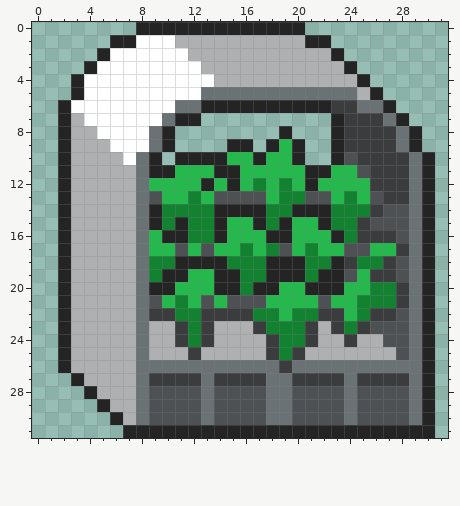
Two states of a pixel-art sprite, Assets/Hangar/Upgrades/Hydroponics.png. The picture above was drawn from the file before the commit.
The file is 32x32 pixels.
And afterwards:
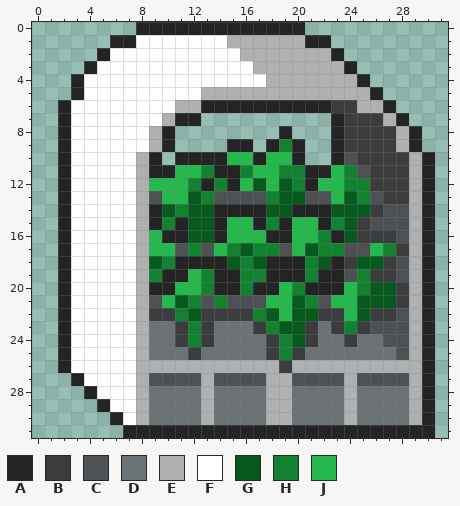
Palette (. is transparent): A #252424  B #3a3c3e  C #4d5154  D #6b7276  E #aeb0b2  F #ffffff  G #07591d  H #128231  J #25b84d
Edits made:
The author changed colour B to colour C in row 27 at x 9 to 12, 14 to 17, 20 to 23 and 25 to 28.
The author changed colour C to colour D in rows 28 to 30 at x 9 to 12, 14 to 17, 20 to 23 and 25 to 28.
The author changed colour E to colour D in row 23 at x 9 to 10, 14 to 16 and 22; in row 24 at x 9 to 10, 14 to 17, 22 to 23 and 25 to 26; in row 25 at x 9 to 11, 13 to 17 and 21 to 27.
The author changed colour D to colour E in row 5 at x 13 to 24; in row 6 at x 11 to 12 and 25 to 26; in row 7 at x 10 and 27; in rows 8 to 9 at x 9 and 28; in rows 10 to 25 at x 8 and 29; in row 26 at x 8 to 18 and 20 to 29.
The author changed colour D to colour E in rows 27 to 30 at x 8, 13, 18 to 19, 24 and 29.
The author changed colour E to colour F in row 1 at x 11 to 14; in row 2 at x 12 to 15; in row 3 at x 13 to 16; in row 4 at x 14 to 17; in row 7 at x 3; in row 8 at x 3 to 4.
The author changed colour E to colour F in row 9 at x 3 to 5; in row 10 at x 3 to 6; in rows 11 to 26 at x 3 to 7; in row 27 at x 4 to 7; in row 28 at x 5 to 7; in row 29 at x 6 to 7.
The author changed colour E to colour F in row 30 at x 7.
The author changed colour H to colour G in row 12 at x 17 and 19; in row 13 at x 12, 19 to 20 and 24; in row 14 at x 10, 12 to 13, 18 to 19 and 23 to 25; in rows 15 to 16 at x 12 to 13 and 24; in row 17 at x 16 and 21; in row 18 at x 9, 15, 17, 22 and 25 to 26.
The author changed colour H to colour G in row 20 at x 26 to 27; in row 21 at x 11 and 25 to 27; in row 22 at x 12, 18, 20 to 21 and 25; in row 23 at x 19 to 20; in row 24 at x 20.
The author changed colour J to colour G in row 21 at x 20.
The author changed colour J to colour H in row 9 at x 19; in row 11 at x 13, 16, 19 to 20 and 24; in row 12 at x 12, 14, 20 and 24 to 25; in row 13 at x 13, 18 and 25; in row 16 at x 22; in row 17 at x 12, 15, 17, 22 to 23 and 27.
The author changed colour J to colour H in row 19 at x 13 and 25; in row 20 at x 13, 20 and 25; in row 21 at x 12, 14 and 21.
Where, in picture pixels (left, top, right, bottom), the same in both pictures:
changed: (71, 35, 422, 425)
